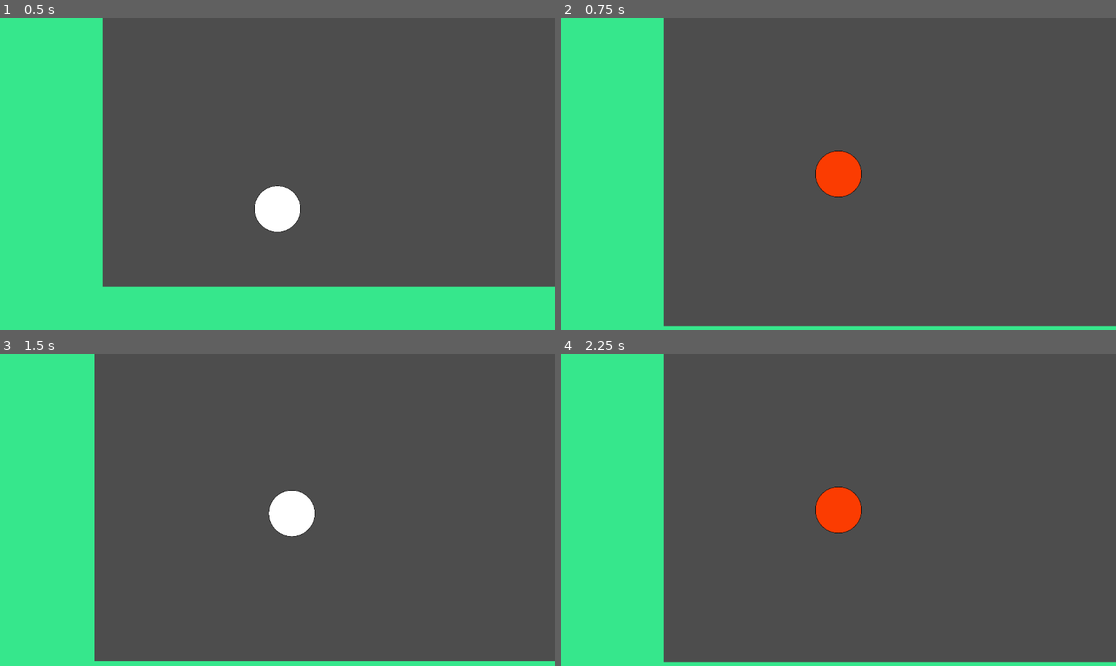
Above: before the commit, frames 1-4 (two rows, left to right).
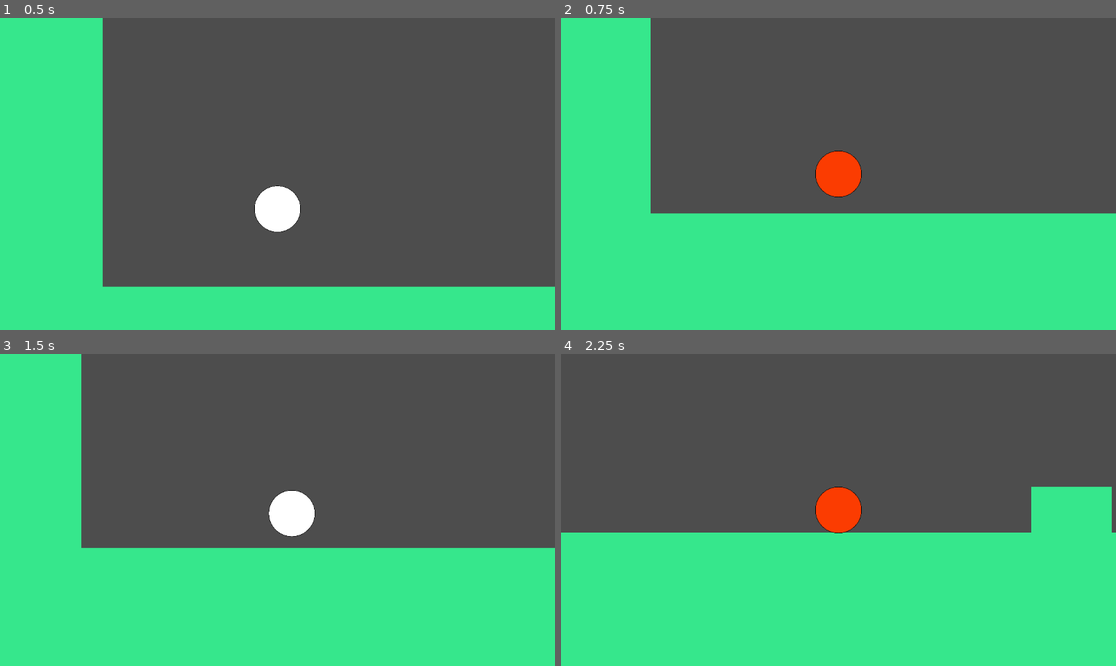
Above: after the commit, the same moments.

Repository: DaPizzaGod/tsa-game
Game: Godot game, scene res://scenes/levels/level.tscn
Two runs of this game, one before a commit and one after it. Both use one fixed random seed, a clock stepped at 60 frames per second and the inputs below.
Inputs:
- Up to frame 1 (0.5 s): no input
- Up to frame 2 (0.75 s): hold D (right) from 0.53 s (still down); tap Shift (switch mode) at 0.6 s
- Up to frame 3 (1.5 s): keep holding D (right); tap W (jump) at 0.77 s; tap Enter at 1.25 s; tap Shift (switch mode) at 1.35 s
- Up to frame 4 (2.25 s): tap W (jump) at 1.52 s; release D (right) at 2.03 s; hold A (left) from 2.03 s (still down); tap Shift (switch mode) at 2.1 s

Frame 1 is identical in both runs. In frame 2, 31% of the frame differs, in the area x 16-100%, y 0-99%; in frame 3, 32%; in frame 4, 47%, in the area x 0-100%, y 0-99%.

Commit message:
spawn in old pos

Diff:
--- a/scenes/levels/level.tscn
+++ b/scenes/levels/level.tscn
@@ -19,7 +19,7 @@
 func _ready() -> void:
 	$PlayerNode.add_child(normal.instantiate())
 
-func _process(delta: float) -> void:
+func _process(_delta: float) -> void:
 	if Input.is_action_just_pressed(\"switch mode\"):
 		if ModeCalc.mode == \"normal\":
 			player_is_normal_mode()
@@ -27,17 +27,21 @@
 			player_is_stretch_mode()
 
 func player_is_normal_mode() -> void:
-	remove_children()
-	$PlayerNode.add_child(normal.instantiate())
+	swap_player(normal)
 
 
 func player_is_stretch_mode() -> void:
-	remove_children()
-	$PlayerNode.add_child(stretch.instantiate())
+	swap_player(stretch)
 
-func remove_children():
-	for i in $PlayerNode.get_children():
-		i.queue_free()
+func swap_player(scene: PackedScene):
+	var old_player = $PlayerNode.get_child(0)
+	var old_pos = old_player.global_position
+
+	old_player.queue_free()
+
+	var new_player = scene.instantiate()
+	$PlayerNode.add_child(new_player)
+	new_player.global_position = old_pos
 "
 
 [node name="Level" type="Node2D"]
